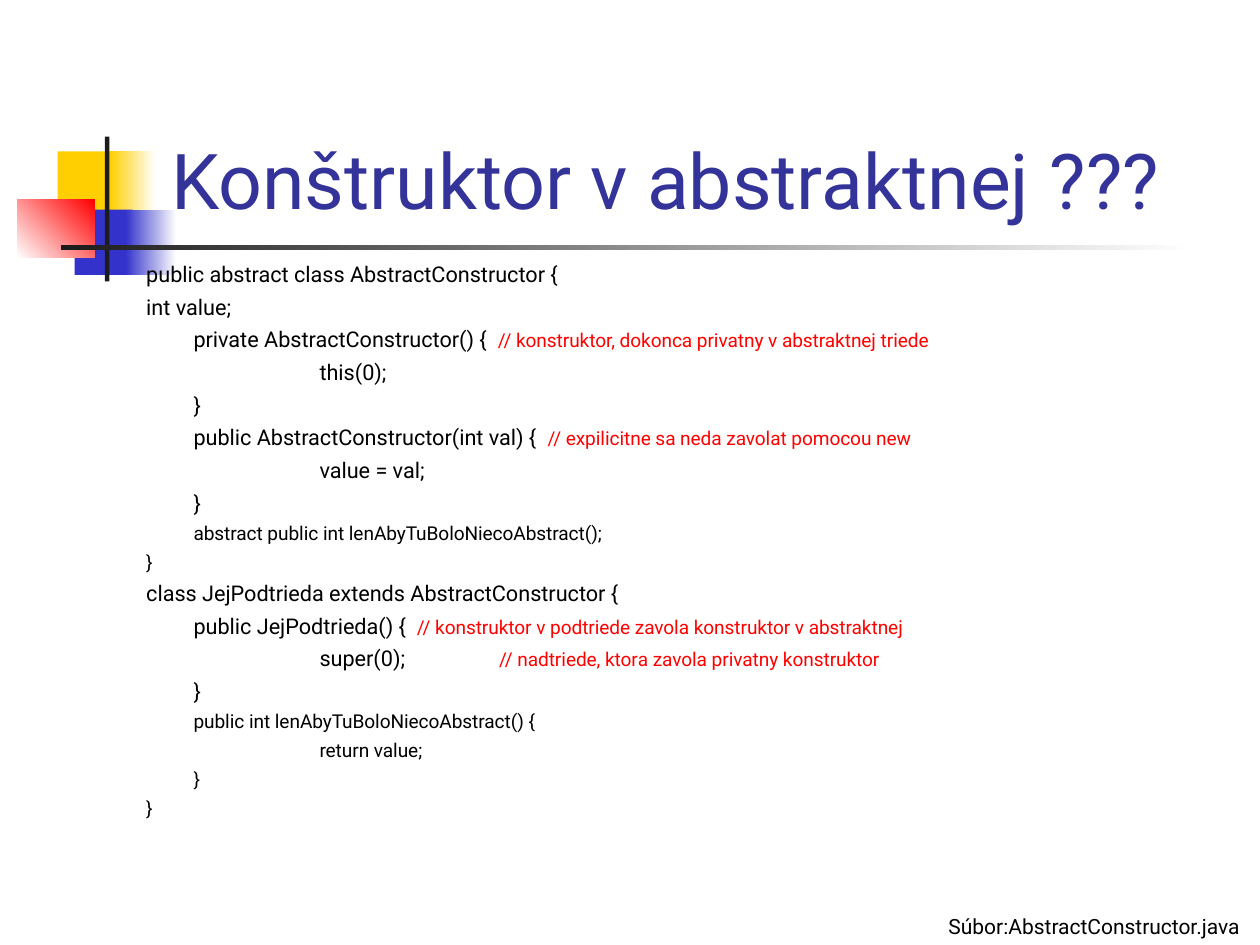
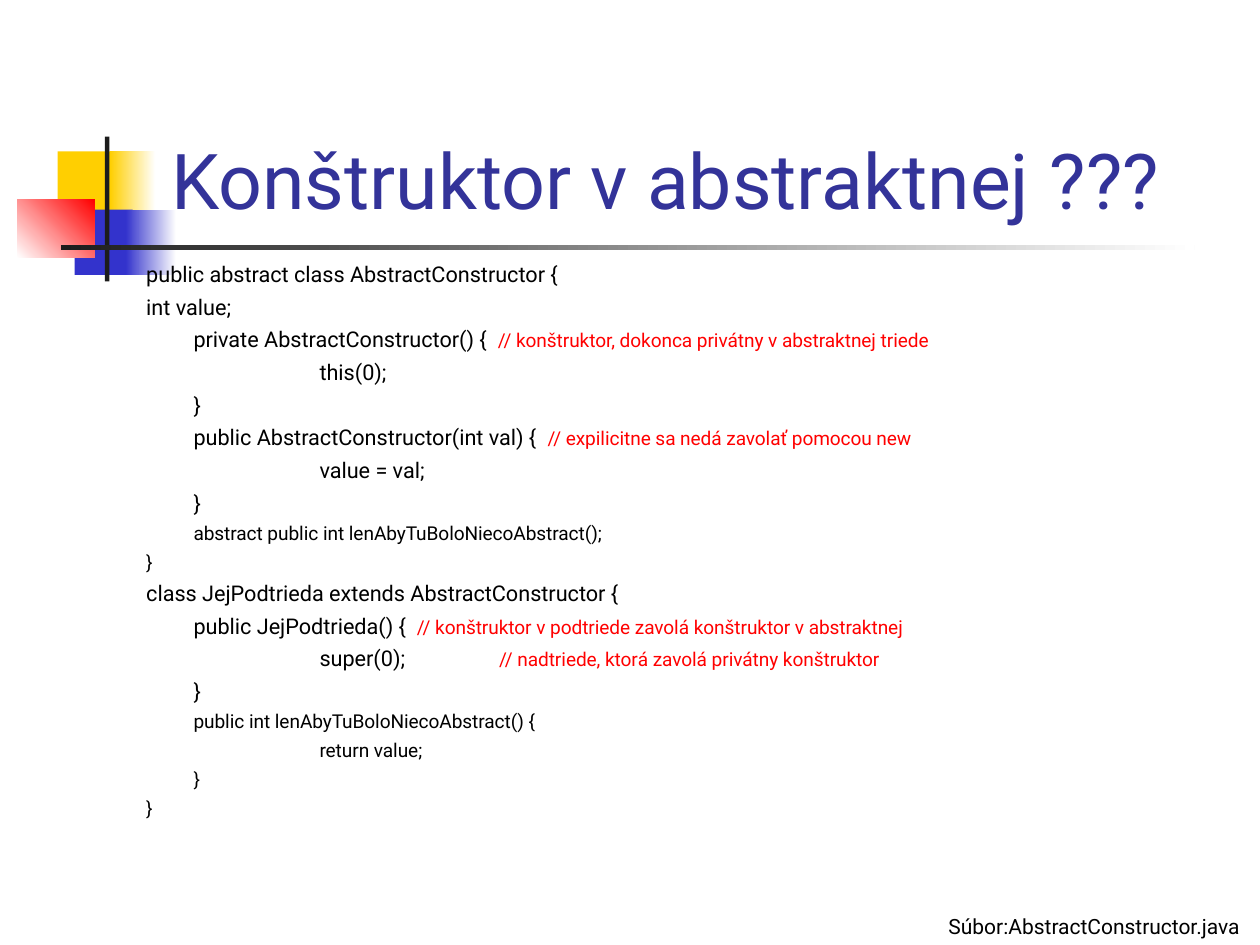
Before and after one commit to Programovanie4/Prednasky, a slide deck: slide 5 of 05/05_java.ppt (slide 3 before the commit). Drawn at 1260x945 pixels with LibreOffice and Linux fonts; fonts in the diff are those of the drawing. Boxes give left, top, right and bottom in pixels: in the first picture for what was removed or moved away, otherwise in the second. Text is boxed around its words. In the diff, an @@ line names an element or a change of style, - is before the commit and + after.

```diff
--- a/05/05_java.ppt
+++ b/05/05_java.ppt
@@ text at [194,330,929,352]: text changed @@
-private AbstractConstructor() { // konstruktor, dokonca privatny v abstraktnej triede
+private AbstractConstructor() { // konštruktor, dokonca privátny v abstraktnej triede
@@ text at [194,428,911,450]: text changed @@
-public AbstractConstructor(int val) { // expilicitne sa neda zavolat pomocou new
+public AbstractConstructor(int val) { // expilicitne sa nedá zavolať pomocou new
@@ text at [194,617,903,671]: text changed @@
-public JejPodtrieda() { // konstruktor v podtriede zavola konstruktor v abstraktnej
-super(0); // nadtriede, ktora zavola privatny konstruktor
+public JejPodtrieda() { // konštruktor v podtriede zavolá konštruktor v abstraktnej
+super(0); // nadtriede, ktorá zavolá privátny konštruktor
```
Also in this commit, not shown: 11 other slides changed, 2 slides added, 1 other file.
